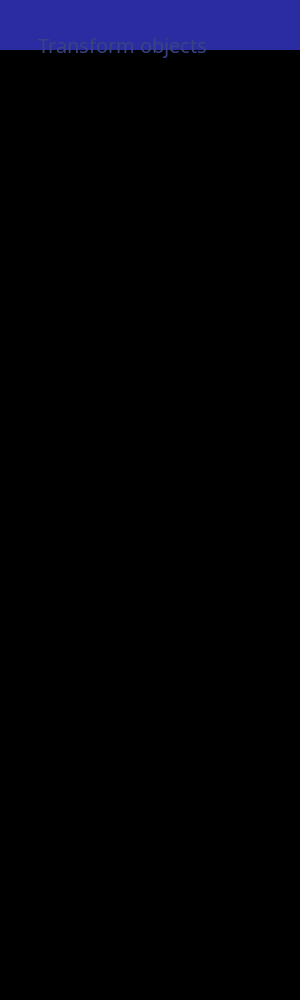
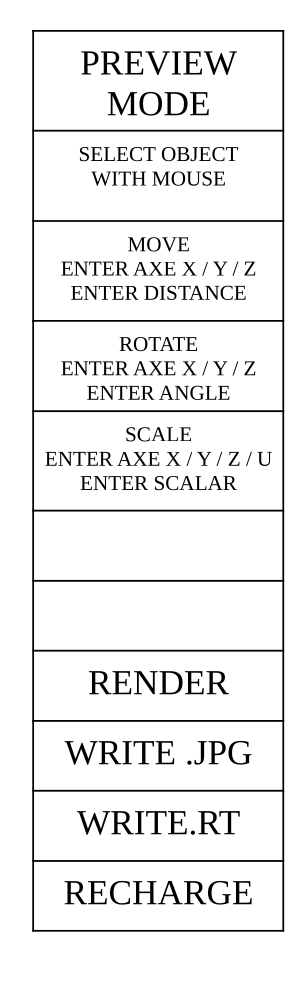
Layered file, before and after one edit (w=300, h=1000). Changes by layer:
added layer "suite1.pdf" above "teste2.jpg" over [0, 0, 300, 1000]
added layer "teste2.jpg" above "commandes" over [0, 0, 298, 999]
painted on "Dimensions" over [0, 50, 300, 100]
